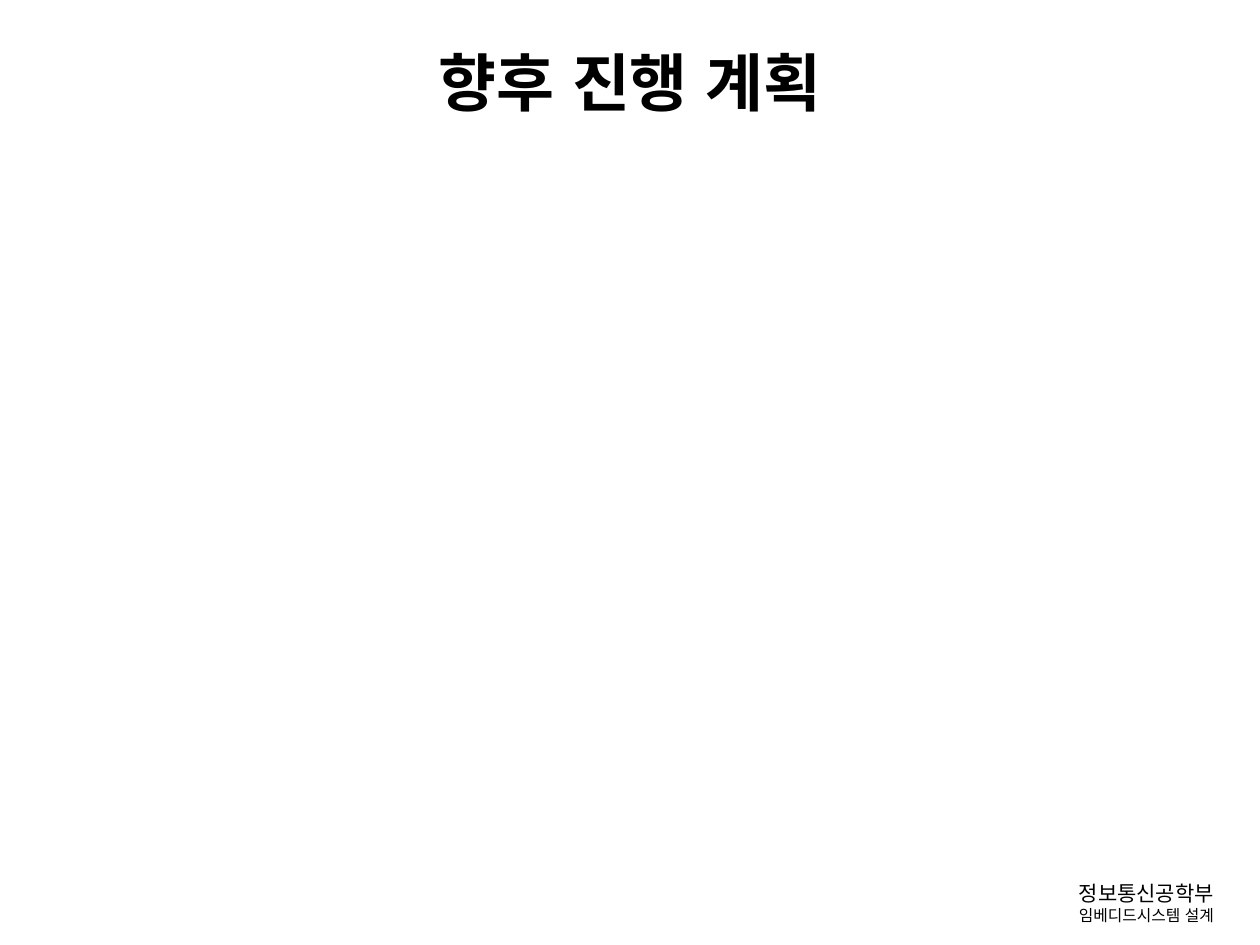
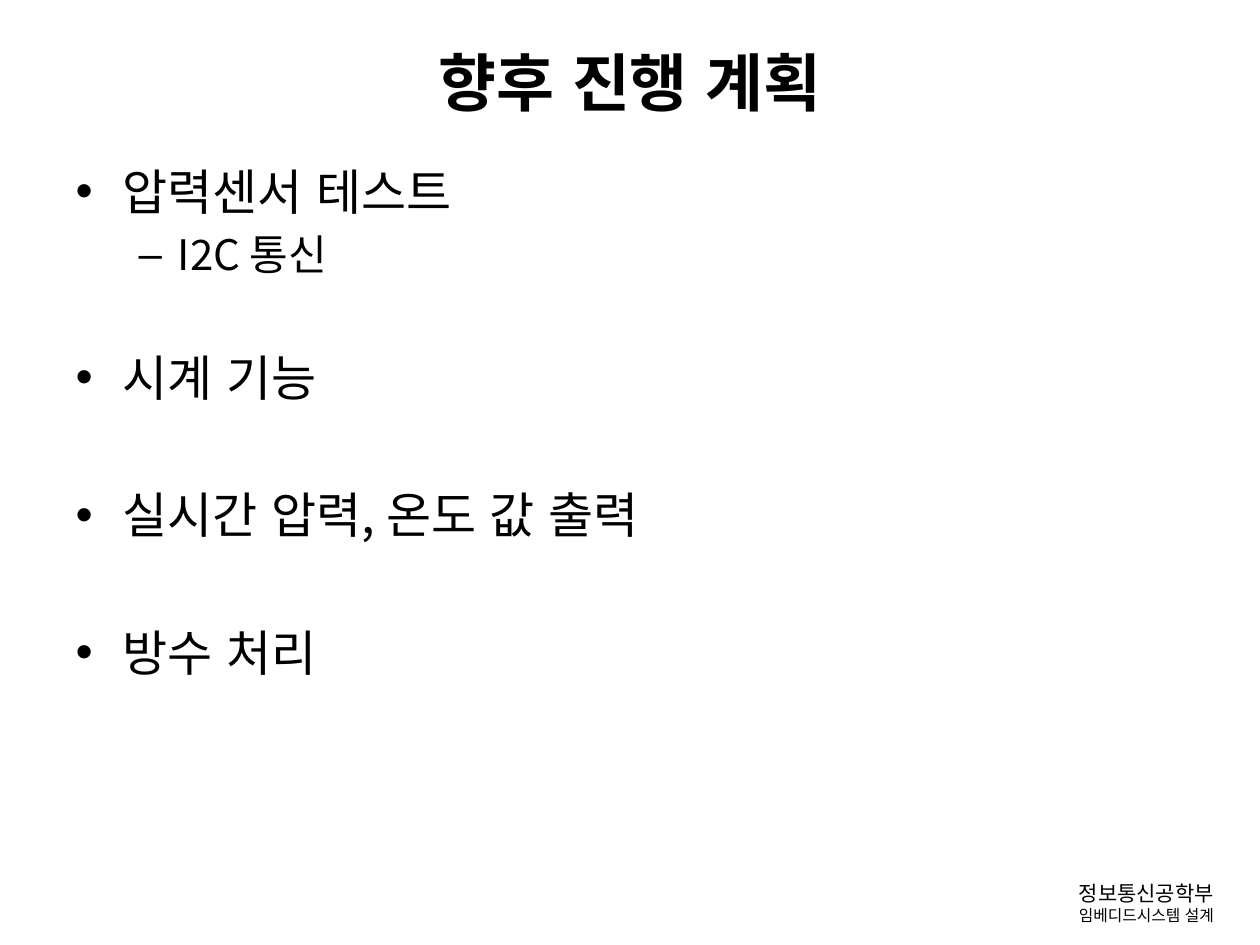
Before and after one commit to gusghrlrl101/Diving-Computer, a slide deck: slide 16 of 발표관련/임베디드_중간보고.pptx (slide 11 before the commit). Drawn at 1260x945 pixels with LibreOffice and Linux fonts; fonts in the diff are those of the drawing; background and template pictures are left out. Boxes give left, top, right and bottom in pixels: in the first picture for what was removed or moved away, otherwise in the second. Text is boxed around its words. In the diff, an @@ line names an element or a change of style, - is before the commit and + after.

```diff
--- a/발표관련/임베디드_중간보고.pptx
+++ b/발표관련/임베디드_중간보고.pptx
@@ text added at box(123, 169, 639, 675), 28 pt, text #000000 @@
+• 압력센서 테스트
+  – I2C 통신
+• 시계 기능
+• 실시간 압력, 온도 값 출력
+• 방수 처리
```
Also in this commit, not shown: 9 other slides changed, 5 slides added, 1 other file.
